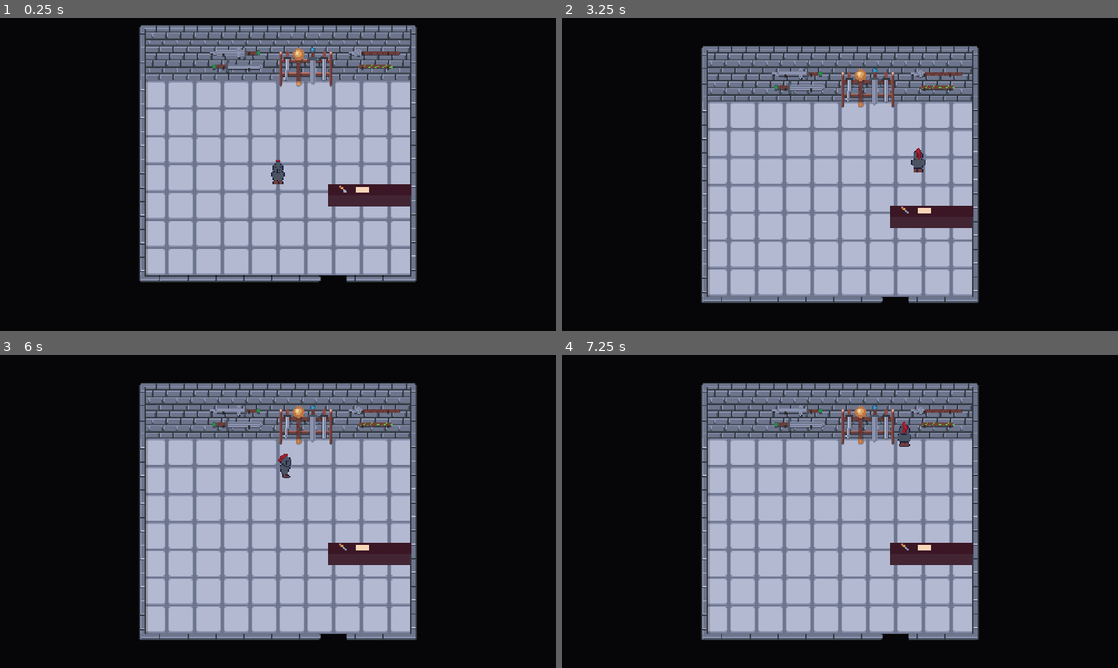
Above: before the commit, frames 1-4 (two rows, left to right).
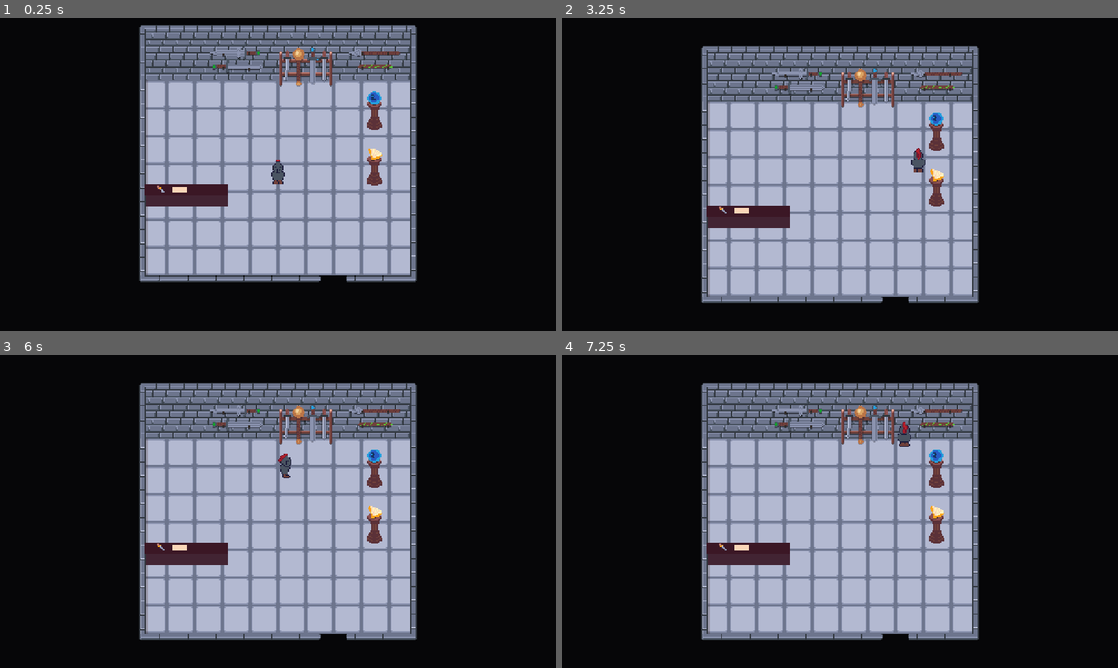
Above: after the commit, the same moments.

Repository: navtges3/PixelValley
Game: Godot game, scene res://scenes/world/buildings/interior/weapon_shop_interior.tscn
The game is run twice, just before and just after one commit, with the same random seed, the same clock (stepped at 60 frames per second) and the same inputs. This scene is started directly instead of the project's main scene. Sound files missing from this copy of the repository are replaced by a short silence.
Inputs:
- Up to frame 1 (0.25 s): no input
- Up to frame 2 (3.25 s): tap Enter at 0.5, 2.75 s; hold Right (ui_right) 0.53-1.28 s; hold E (interact) 0.53-1.28 s; hold Down (ui_down) 1.28-2.03 s; tap Tab (open_hud) at 1.35, 2.85 s; tap Space at 2 s; hold Right (ui_right) 2.03-2.78 s; hold E (interact) 2.03-2.78 s; hold Up (ui_up) from 2.78 s (still down)
- Up to frame 3 (6 s): release Up (ui_up) at 3.53 s; hold E (interact) 3.53-4.28 s; hold Left (ui_left) 3.53-5.03 s; tap Tab (open_hud) at 4.35, 5.85 s; tap Space at 5 s; hold Down (ui_down) 5.03-5.78 s; hold E (interact) 5.03-5.78 s; tap Enter at 5.75 s; hold Right (ui_right) from 5.78 s (still down)
- Up to frame 4 (7.25 s): release Right (ui_right) at 6.53 s; hold Up (ui_up) from 6.53 s (still down); hold E (interact) from 6.53 s (still down)

The runs differ from the first frame. In frame 1, 2.6% of the frame differs, in the area x 26-74%, y 23-61%; in frame 2, 2.6%, in the area x 26-74%, y 30-68%; in frame 3, 2.6%; in frame 4, 2.6%.
Error in both runs: Invalid access to property or key 'world_visual' on a base object of type 'Nil'. (res://scripts/world/locations/base_location.gd:14)

Commit message:
feat: Add pedistals to weapon shop interior with new textures and collision shapes

Diff:
--- a/scenes/world/buildings/interior/weapon_shop_interior.tscn
+++ b/scenes/world/buildings/interior/weapon_shop_interior.tscn
@@ -6,6 +6,7 @@
 [ext_resource type="TileSet" uid="uid://copnf68rrd2bo" path="res://resources/world/weapon_shop_tileset.tres" id="3_8swea"]
 [ext_resource type="PackedScene" uid="uid://cv120tmswg7xm" path="res://scenes/world/player.tscn" id="3_mu2m6"]
 [ext_resource type="Texture2D" uid="uid://qwxn1i5iokex" path="res://assets/overworld/village/weapon_shop/counter.png" id="4_awdw8"]
+[ext_resource type="Texture2D" uid="uid://croip7rq8o4us" path="res://assets/overworld/village/weapon_shop/pedistals.png" id="6_7mnpr"]
 [ext_resource type="Texture2D" uid="uid://cj8172nrt2peu" path="res://assets/overworld/village/weapon_shop/weapon_rack.png" id="6_8swea"]
 [ext_resource type="Script" uid="uid://c5sed60hjy0rk" path="res://scripts/world/trigger_zone.gd" id="6_awdw8"]
 [ext_resource type="Texture2D" uid="uid://b705ptrqeeou0" path="res://assets/overworld/village/weapon_shop/wall_rack.png" id="7_so5x8"]
@@ -15,6 +16,10 @@
 
 [sub_resource type="CircleShape2D" id="CircleShape2D_awdw8"]
 radius = 16.0
+
+[sub_resource type="CapsuleShape2D" id="CapsuleShape2D_7mnpr"]
+radius = 6.0
+height = 16.0
 
 [sub_resource type="CircleShape2D" id="CircleShape2D_8swea"]
 radius = 16.0
@@ -44,7 +49,7 @@
 
 [node name="Counter" type="StaticBody2D" parent="Props" unique_id=575961433]
 y_sort_enabled = true
-position = Vector2(265, 145)
+position = Vector2(55, 145)
 
 [node name="Sprite2D" type="Sprite2D" parent="Props/Counter" unique_id=1590558295]
 position = Vector2(0, -12)
@@ -58,6 +63,38 @@
 
 [node name="CollisionShape2D" type="CollisionShape2D" parent="Props/Counter/InteractArea" unique_id=1669272328]
 shape = SubResource("CircleShape2D_awdw8")
+
+[node name="FanPedistal" type="StaticBody2D" parent="Props" unique_id=787812692]
+y_sort_enabled = true
+position = Vector2(271, 121)
+
+[node name="Sprite2D" type="Sprite2D" parent="Props/FanPedistal" unique_id=796209420]
+position = Vector2(0, -12)
+texture = ExtResource("6_7mnpr")
+offset = Vector2(0, -11)
+region_enabled = true
+region_rect = Rect2(32, 0, 32, 48)
+
+[node name="CollisionShape2D" type="CollisionShape2D" parent="Props/FanPedistal" unique_id=1654433397]
+position = Vector2(0, -6.5)
+rotation = 1.5707964
+shape = SubResource("CapsuleShape2D_7mnpr")
+
+[node name="OrbPedistal" type="StaticBody2D" parent="Props" unique_id=537181489]
+y_sort_enabled = true
+position = Vector2(271, 57)
+
+[node name="Sprite2D" type="Sprite2D" parent="Props/OrbPedistal" unique_id=1958116255]
+position = Vector2(0, -12)
+texture = ExtResource("6_7mnpr")
+offset = Vector2(0, -11)
+region_enabled = true
+region_rect = Rect2(0, 0, 32, 48)
+
+[node name="CollisionShape2D" type="CollisionShape2D" parent="Props/OrbPedistal" unique_id=1797633087]
+position = Vector2(0, -6.5)
+rotation = 1.5707964
+shape = SubResource("CapsuleShape2D_7mnpr")
 
 [node name="WeaponRack" type="Sprite2D" parent="Props" unique_id=336658583]
 position = Vector2(192, -17)
Binary file added: assets/overworld/village/weapon_shop/pedistals.png
